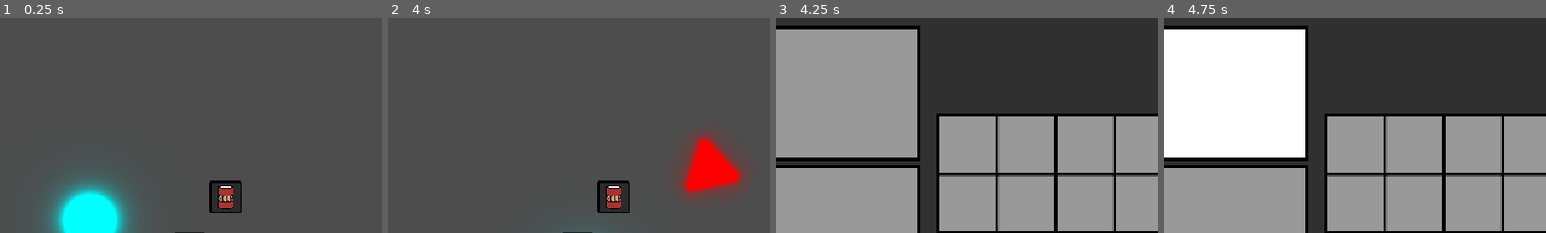
Above: before the commit, frames 1-4 (left to right).
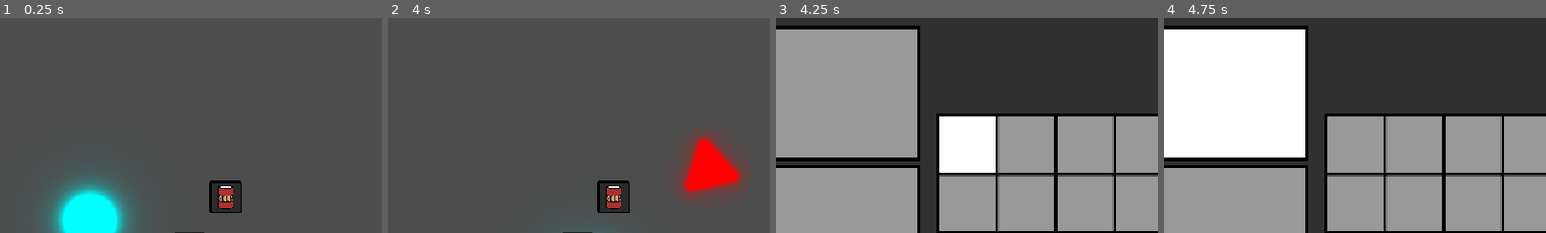
Above: after the commit, the same moments.

Repository: loco-choco/quantux-ui-experiment
Game: Godot game, scene res://main.tscn
Same seed, same stepped clock (60 frames per second), same inputs: the game is played once before the commit and once after it. The engine's default icon, where the game draws it, is replaced by a stand-in: a white triangle on a blue panel in a dark square.
Inputs (mouse positions are % of the whole screen's width and height, from its top left):
- Up to frame 1 (0.25 s): no input
- Up to frame 2 (4 s): move the mouse to (72, 45) at 0.52 s; tap E (pickup_item) at 0.6 s; click (72, 45) at 0.67 s; move the mouse to (30, 55) at 1.27 s; tap Left (player_move_x_neg) at 1.35 s; click (30, 55) at 1.42 s; move the mouse to (60, 28) at 2.02 s; hold Right (player_move_x_pos) 2.03-2.78 s; click (60, 28) at 2.17 s; move the mouse to (45, 70) at 2.77 s; tap Up (player_move_y_neg) at 2.85 s; click (45, 70) at 2.92 s; move the mouse to (80, 65) at 3.52 s; hold Down (player_move_y_pos) from 3.53 s (still down); click (80, 65) at 3.67 s
- Up to frame 3 (4.25 s): keep holding Down (player_move_y_pos); tap Space (hud_toggle_inventory) at 4.15 s
- Up to frame 4 (4.75 s): move the mouse to (17, 18) at 4.27 s; release Down (player_move_y_pos) at 4.28 s; tap E (pickup_item) at 4.35 s; click (17, 18) at 4.42 s
The pictures show only the part of the screen within x 13-63%, y 0-50%; the shares and areas given below are measured in that part.

Frames 1-2 are identical in both runs. In frame 3, 3.9% of the frame differs, in the area x 42-58%, y 45-72%; in frame 4, nothing differs.

Commit message:
made it grab focus on the first slot of the bag grid

Diff:
--- a/hud.gd
+++ b/hud.gd
@@ -1,14 +1,15 @@
 extends CanvasLayer
-
+@onready var inventory : Inventory = $Inventory
 func _ready() -> void:
-	$Inventory.hide()
+	inventory.hide()
 
 func _process(_delta: float) -> void:
 	if Input.is_action_just_pressed("hud_toggle_inventory"):
-		if not $Inventory.visible:
-			$Inventory.show()
+		if not inventory.visible:
+			inventory.show()
+			inventory.set_focus()
 		else:
-			$Inventory.hide()
+			inventory.hide()
 
 func _on_player_item_collected(item: Item) -> void:
-	$Inventory.add_item(item)
+	inventory.add_item(item)
--- a/inventories/grid/inventory.gd
+++ b/inventories/grid/inventory.gd
@@ -14,6 +14,9 @@
 func _ready() -> void:
 	weapon_slot.item_slot_update.connect(_weapon_slot_update)
 	drop_item_slot.item_slot_update.connect(_drop_item_slot_update)
+
+func set_focus() -> void:
+	(bag_grid.get_child(0) as Control).grab_focus()
 
 func _weapon_slot_update(item: InventoryItem) -> void:
 	if item:
